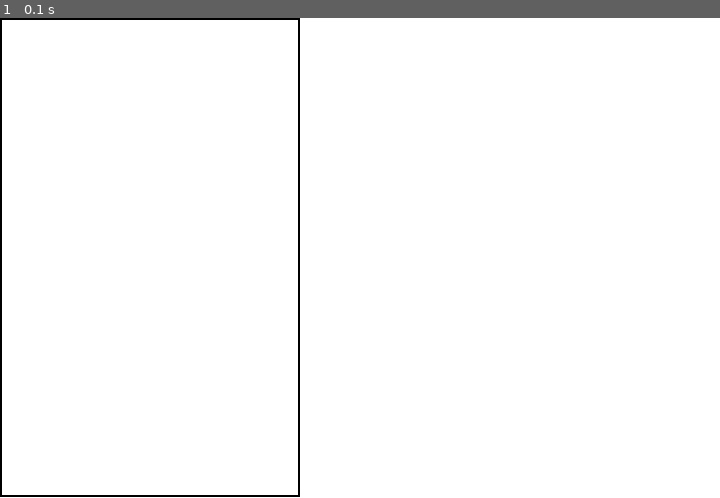
Above: before the commit, frame 1.
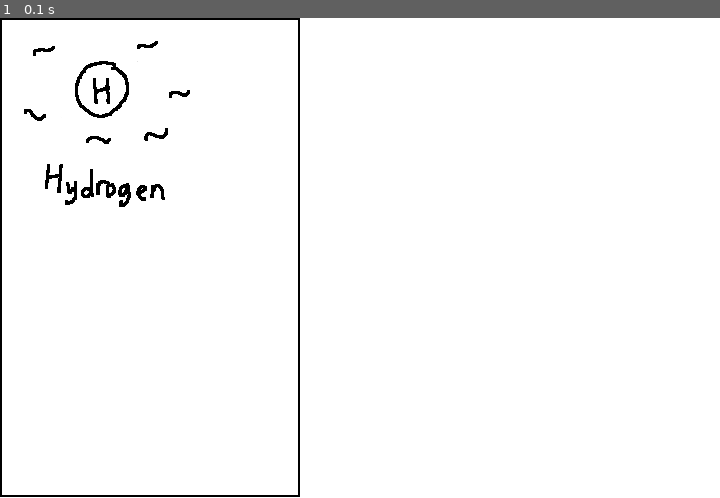
Above: after the commit, the same moment.

Repository: MackFree/hackathon
Game: pygame game, started from testbuild1.py
Same seed, same stepped clock (60 frames per second), same inputs: the game is played once before the commit and once after it.
Inputs:
- Up to frame 1 (0.1 s): no input

The runs differ from the first frame. In frame 1, 0.7% of the frame differs, in the area x 3-27%, y 4-40%.

Commit message:
Got all the juice

Diff:
--- /dev/null
+++ b/assets/desc/hydrogen.txt
@@ -0,0 +1,3 @@
+Hydrogen is the Most basic element with
+one proton, neutron and one electron
+Gangster as
--- a/atom.py
+++ b/atom.py
@@ -6,13 +6,15 @@
 """
 
 class Atom():
-    def __init__(self, name, proton, neutron, electron, image_loc, info=""):
+    def __init__(self, name, proton, neutron, electron, image_loc, info_loc=""):
         """Constructor for class Atom"""
         self.name = name
         self.proton = proton
         self.neutron = neutron
         self.electron = electron
-        self.info = info
+        self.image_loc = image_loc
+        self.info_loc = info_loc
+        self.info = open(info_loc, "r").read()
         self.image = pygame.image.load(image_loc)
         self.rect = self.image.get_rect()
 
--- a/Testing/testbuild1.py
+++ b/testbuild1.py
@@ -1,5 +1,6 @@
 #imports
-import sys, pygame
+import sys, pygame, copy
+from atom import Atom
 
 #initialising game engine
 pygame.init()
@@ -18,12 +19,22 @@
 selection_rect = pygame.Rect(0, 0, 300, 479)
 simulation_rect = pygame.Rect(300, 0, 420, 480)
 
-#array that will hold all atoms in the atom class
+#array that will hold all atoms Possible
 atom_array = []
 selected_atom = None
 
 #list of atoms in the simulation
 simulation_atoms = []
+
+
+#creating atoms
+hydrogen = Atom("Hydrogen", 1, 1, 1, "assets/img/hydrogen.png", "assets/desc/hydrogen.txt")
+
+hydrogen.rect.x = 2
+hydrogen.rect.y = 2
+#adding atoms to atom_array
+atom_array.append(hydrogen)
+
 
 #game loop
 while 1:
@@ -44,7 +55,8 @@
                     if(atom.rect.collidepoint(pos)):
                         #find atom type and create new instance
                         #need atom constructor ect
-                        pass
+                        selected_atom = Atom(atom.name, atom.proton, atom.neutron, atom.electron, atom.image_loc, atom.info_loc)
+
             if(simulation_rect.collidepoint(pos)):
                 print("Sim")
 
@@ -63,7 +75,16 @@
     #re-drawring background
     screen.fill(white)
 
-    #drawring
+    #drawring #needs to be from the bottom up
     pygame.draw.rect(screen, black, selection_rect, 2)
+
+    #now we draw an atom for each one in the array (Lets use a loop bc
+    #fuck doing it induvidiall
+    for atom in atom_array:
+        screen.blit(atom.image, atom.rect)
+
+    if selected_atom is not None:
+        screen.blit(selected_atom.image, selected_atom.rect)
+
     #making all redrawn things visible
     pygame.display.flip()
Renamed: Testing/newspaper.png -> newspaper.png
